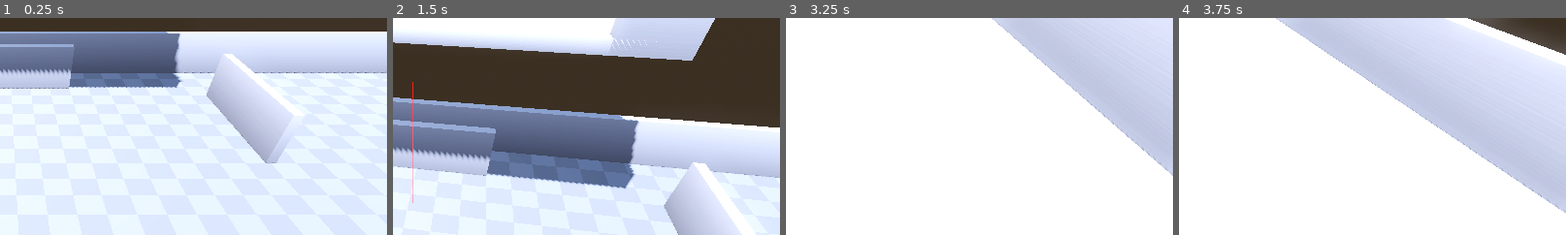
Above: before the commit, frames 1-4 (left to right).
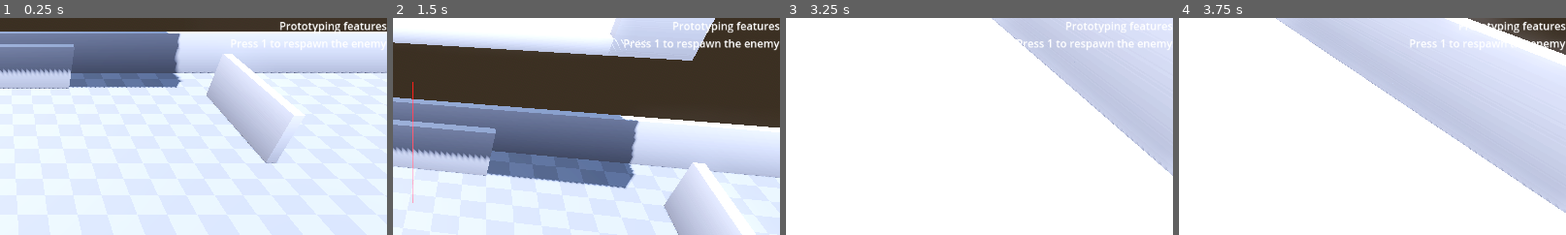
Above: after the commit, the same moments.

Repository: galih9/3d-semi-isometric-test
Game: Godot game, scene res://main.tscn
Same seed, same stepped clock (60 frames per second), same inputs: the game is played once before the commit and once after it.
Inputs (mouse positions are % of the whole screen's width and height, from its top left):
- Up to frame 1 (0.25 s): no input
- Up to frame 2 (1.5 s): move the mouse to (55, 50) at 0.52 s; hold E (action) 0.53-1.28 s; hold W (move_forward) from 0.53 s (still down); tap Space (jump) at 0.77 s; tap 1 (slot1, bound only after the commit) at 0.8, 1.35 s; move the mouse to (45, 50) at 1.27 s
- Up to frame 3 (3.25 s): keep holding W (move_forward); tap Space (jump) at 1.52, 3.02 s; tap E (action) at 1.55, 3.05 s; move the mouse to (52, 48) at 2.02 s; hold E (action) 2.03-2.78 s; tap 1 (slot1, bound only after the commit) at 2.3 s; move the mouse to (49, 52) at 2.77 s; click (49, 52) at 2.85 s
- Up to frame 4 (3.75 s): keep holding W (move_forward); move the mouse to (57, 51) at 3.52 s; hold Shift (sprint) from 3.53 s (still down)
The pictures show only the part of the screen within x 50-100%, y 0-50%; the shares and areas given below are measured in that part.

The runs differ from the first frame. In frame 1, 0.8% of the frame differs, in the area x 59-100%, y 1-15%; in frame 2, 1.2%, in the area x 59-100%, y 1-16%; in frame 3, 0.7%; in frame 4, 0.7%.

Commit message:
add first prototype feature

Diff:
--- a/Scenes/ui.tscn
+++ b/Scenes/ui.tscn
@@ -38,7 +38,6 @@
 offset_top = 20.0
 offset_right = 320.0
 offset_bottom = 50.0
-max_value = 100.0
 value = 100.0
 
 [node name="HPLabel" type="Label" parent="HUD/HPBar"]
@@ -51,6 +50,18 @@
 text = "HP: 100 / 100"
 horizontal_alignment = 1
 vertical_alignment = 1
+
+[node name="VBoxContainer" type="VBoxContainer" parent="HUD"]
+layout_mode = 0
+offset_right = 1152.0
+offset_bottom = 648.0
+
+[node name="Label" type="Label" parent="HUD/VBoxContainer"]
+layout_mode = 2
+text = "Prototyping features
+Press 1 to respawn the enemy
+"
+horizontal_alignment = 2
 
 [node name="PauseMenu" type="Control" parent="."]
 visible = false
@@ -130,7 +141,6 @@
 offset_left = -100.0
 offset_top = -50.0
 offset_right = 100.0
-offset_bottom = 0.0
 grow_horizontal = 2
 grow_vertical = 2
 theme_override_colors/font_color = Color(1, 0, 0, 1)
--- a/Scripts/enemy.gd
+++ b/Scripts/enemy.gd
@@ -23,6 +23,7 @@
 var _gravity: float = ProjectSettings.get_setting("physics/3d/default_gravity")
 
 func _ready() -> void:
+	add_to_group("enemies")
 	# Disable AnimationTree if it exists
 	var anim_tree = get_node_or_null("AnimationTree")
 	if anim_tree:
--- /dev/null
+++ b/Scripts/game_manager.gd
@@ -0,0 +1,45 @@
+extends Node3D
+
+# Store enemy spawn data: { "scene_path": String, "transform": Transform3D }
+var initial_enemies_data: Array = []
+
+func _ready() -> void:
+	# Wait one frame to ensure all enemies are initialized and in the group
+	await get_tree().process_frame
+
+	var enemies = get_tree().get_nodes_in_group("enemies")
+	print("GameManager: Found %d enemies." % enemies.size())
+
+	for enemy in enemies:
+		if enemy is Node3D:
+			var data = {
+				"scene_path": enemy.scene_file_path,
+				"transform": enemy.global_transform
+			}
+			initial_enemies_data.append(data)
+
+func _input(event: InputEvent) -> void:
+	if event.is_action_pressed("slot1"): # Key 1
+		print("GameManager: Respawning enemies...")
+		respawn_enemies()
+
+func respawn_enemies() -> void:
+	# 1. Remove existing enemies
+	var current_enemies = get_tree().get_nodes_in_group("enemies")
+	for enemy in current_enemies:
+		enemy.queue_free()
+
+	# 2. Spawn initial enemies
+	for data in initial_enemies_data:
+		var scene_path = data["scene_path"]
+		var spawn_transform = data["transform"]
+
+		var scene = load(scene_path)
+		if scene:
+			var new_enemy = scene.instantiate()
+			# Add to scene
+			add_child(new_enemy)
+			new_enemy.global_transform = spawn_transform
+			print("GameManager: Respawned enemy from %s" % scene_path)
+		else:
+			print("GameManager: Failed to load scene %s" % scene_path)
--- a/main.tscn
+++ b/main.tscn
@@ -7,6 +7,7 @@
 [ext_resource type="MeshLibrary" uid="uid://ugb65osnv3qp" path="res://Library/walls-library.tres" id="4_lquwl"]
 [ext_resource type="PackedScene" uid="uid://b8x7y605w4v3u" path="res://Scenes/ui.tscn" id="4_ui"]
 [ext_resource type="PackedScene" uid="uid://c5gll0id5rvyl" path="res://Library/Scenes/corner_wall.tscn" id="5_7mycd"]
+[ext_resource type="Script" uid="uid://c86gi163gm65a" path="res://Scripts/game_manager.gd" id="6_gm"]
 
 [sub_resource type="ProceduralSkyMaterial" id="ProceduralSkyMaterial_sun"]
 sky_horizon_color = Color(0.64625, 0.65575, 0.67075, 1)
@@ -26,6 +27,7 @@
 polygons = [PackedInt32Array(2, 1, 0), PackedInt32Array(0, 3, 2), PackedInt32Array(2, 3, 4), PackedInt32Array(5, 9, 6), …(1384 unchanged characters)…
 
 [node name="Test Level" type="Node3D"]
+script = ExtResource("6_gm")
 
 [node name="BigEnemy" parent="." instance=ExtResource("1_272bh")]
 transform = Transform3D(1, 0, 0, 0, 1, 0, 0, 0, 1, -15.042058, 0.8412223, -4.5657635)
--- a/project.godot
+++ b/project.godot
@@ -32,3 +32,8 @@
 "events": [Object(InputEventKey,"resource_local_to_scene":false,"resource_name":"","device":-1,"window_id":0,"alt_press …(192 unchanged characters)…
 ]
 }
+slot1={
+"deadzone": 0.2,
+"events": [Object(InputEventKey,"resource_local_to_scene":false,"resource_name":"","device":-1,"window_id":0,"alt_pressed":false,"shift_pressed":false,"ctrl_pressed":false,"meta_pressed":false,"pressed":false,"keycode":0,"physical_keycode":49,"key_label":0,"unicode":49,"location":0,"echo":false,"script":null)
+]
+}
Not shown, added: Asset/Audio/slow-pistol-reload-sound-fx_E_minor.ogg.import
Not shown: 1 places in Scenes/ui.tscn that only renumber resources
Not shown, added: Scripts/game_manager.gd.uid
Not shown: 1 places in main.tscn that only renumber resources
Not shown, added: Asset/Audio/slow-pistol-reload-sound-fx_E_minor.ogg
